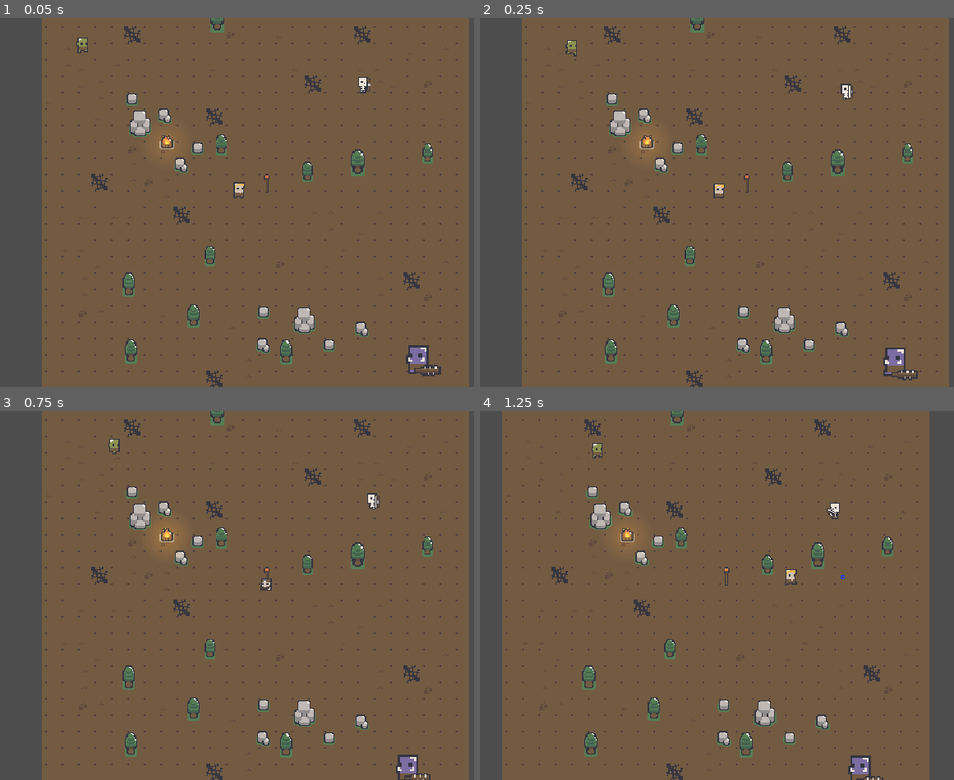
Above: before the commit, frames 1-4 (two rows, left to right).
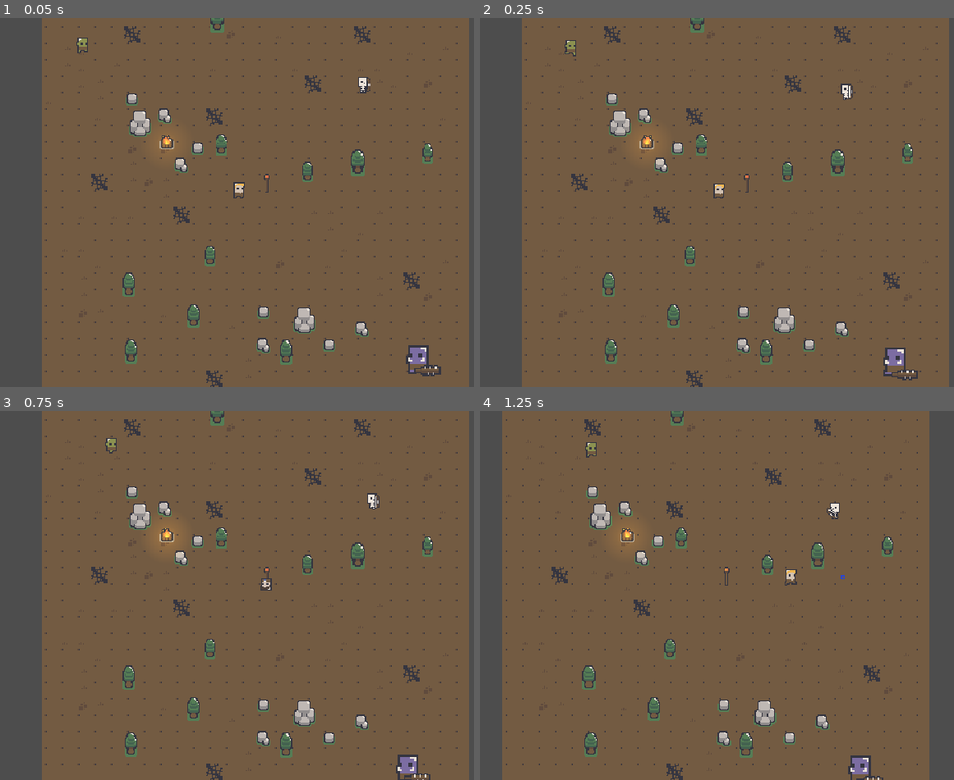
Above: after the commit, the same moments.

Repository: qmarsala/DeliciousDungeon
Game: Godot game, scene res://scenes/debug.tscn
Same seed, same stepped clock (60 frames per second), same inputs: the game is played once before the commit and once after it. This scene is started directly instead of the project's main scene.
Inputs (mouse positions are in pixels of both pictures, inside the frame that each line leads up to):
- Up to frame 1 (0.05 s): no input
- Up to frame 2 (0.25 s): no input
- Up to frame 3 (0.75 s): move the mouse to (383, 577) at 0.52 s; hold Right mouse button (dash) from 0.53 s (still down)
- Up to frame 4 (1.25 s): keep holding Right mouse button (dash); click (863, 577) at 0.8 s

Frame 1 is identical in both runs. In frame 2, less than 0.1% of the frame differs, in the area x 17-21%, y 6-11%; in frame 3, less than 0.1%; in frame 4, 0.1%, in the area x 22-26%, y 8-13%.

Commit message:
housekeeping

Diff:
--- a/src/assets/data/enemies/goblin.tres
+++ b/src/assets/data/enemies/goblin.tres
@@ -7,7 +7,7 @@
 enemy_id = 1
 name = "Goblin"
 starting_health = 5.0
-speed = 45.0
+speed = 40.0
 vision_range = 70.0
 engage_speed_multiplier = 1.15
 retreat_speed_multiplier = 0.7
--- a/src/assets/data/enemies/troll.tres
+++ b/src/assets/data/enemies/troll.tres
@@ -1,9 +1,8 @@
-[gd_resource type="Resource" script_class="EnemyData" load_steps=5 format=3 uid="uid://dme853k8xu4qu"]
+[gd_resource type="Resource" script_class="EnemyData" load_steps=4 format=3 uid="uid://dme853k8xu4qu"]
 
 [ext_resource type="AudioStream" uid="uid://cqthkgiabjwqh" path="res://assets/audio/MeleeSwing.wav" id="1_pu7h2"]
 [ext_resource type="Script" path="res://assets/data/enemy_data.gd" id="1_xx6b1"]
 [ext_resource type="Resource" uid="uid://eahj1urja2wk" path="res://assets/data/items/goblin_steak.tres" id="2_jrt6g"]
-[ext_resource type="PackedScene" uid="uid://bq43heu5kffs1" path="res://scenes/items/pickup.tscn" id="3_yvd5i"]
 
 [resource]
 script = ExtResource("1_xx6b1")
@@ -16,7 +15,6 @@
 retreat_speed_multiplier = 0.7
 drop_rate = 1.0
 drop = ExtResource("2_jrt6g")
-pickupScene = ExtResource("3_yvd5i")
 min_distance = 10
 ideal_distance_min = 11
 ideal_distance_max = 19
--- a/src/assets/scripts/enemies/enemy_states/enemy_dead_state.gd
+++ b/src/assets/scripts/enemies/enemy_states/enemy_dead_state.gd
@@ -9,5 +9,4 @@
 	enemy.animations.play("die")
 
 func handle_physics_process(delta: float):
-	#is this really how we want to do this?
 	enemy.velocity = Vector2(move_toward(enemy.velocity.x, Vector2.ZERO.x, delta), move_toward(enemy.velocity.y, Vector2.ZERO.y, delta))
--- a/src/assets/scripts/enemies/enemy_states/enemy_exploring_state.gd
+++ b/src/assets/scripts/enemies/enemy_states/enemy_exploring_state.gd
@@ -21,12 +21,14 @@
 
 #test: is_instance_valid vs != null?
 func handle_physics_process(delta: float):
-	if is_instance_valid(enemy):
-		enemy.velocity = move_direction * enemy.data.speed
-		if is_instance_valid(player):
-			var direction = player.global_position - enemy.global_position
-			if direction.length() <= enemy.data.vision_range:
-				Transitioned.emit(self, "EnemyFightingState")
-		else:
-			#todo: why do we need this? the first 'state enter' isn't setting it correctly for some reason
-			player = get_tree().get_first_node_in_group("Player")
+	if !is_instance_valid(enemy): return
+
+	enemy.velocity = move_direction * enemy.data.speed
+	if is_instance_valid(player):
+		var direction = player.global_position - enemy.global_position
+		if direction.length() <= enemy.data.vision_range:
+			Transitioned.emit(self, "EnemyFightingState")
+	else:
+		#todo: why do we need this? the first 'state enter' isn't setting it correctly for some reason
+		# another option could be to use an 'area' and set player on enter?
+		player = get_tree().get_first_node_in_group("Player")
--- a/src/assets/scripts/enemies/enemy_states/enemy_state_machine.gd
+++ b/src/assets/scripts/enemies/enemy_states/enemy_state_machine.gd
@@ -27,6 +27,7 @@
 
 func on_child_transition(state, new_state_name):
 	if state != current_state:
+		print("state != current_state, ", state)
 		return
 	transition_to(new_state_name)
 
--- a/src/scenes/player.tscn
+++ b/src/scenes/player.tscn
@@ -245,9 +245,8 @@
 [node name="CharacterSprite" type="AnimatedSprite2D" parent="."]
 position = Vector2(0, -4)
 sprite_frames = SubResource("SpriteFrames_65n8r")
-animation = &"idle"
+animation = &"dash"
 autoplay = "idle"
-frame_progress = 0.0199755
 
 [node name="CollisionShape" type="CollisionShape2D" parent="."]
 shape = SubResource("CapsuleShape2D_kh2an")
